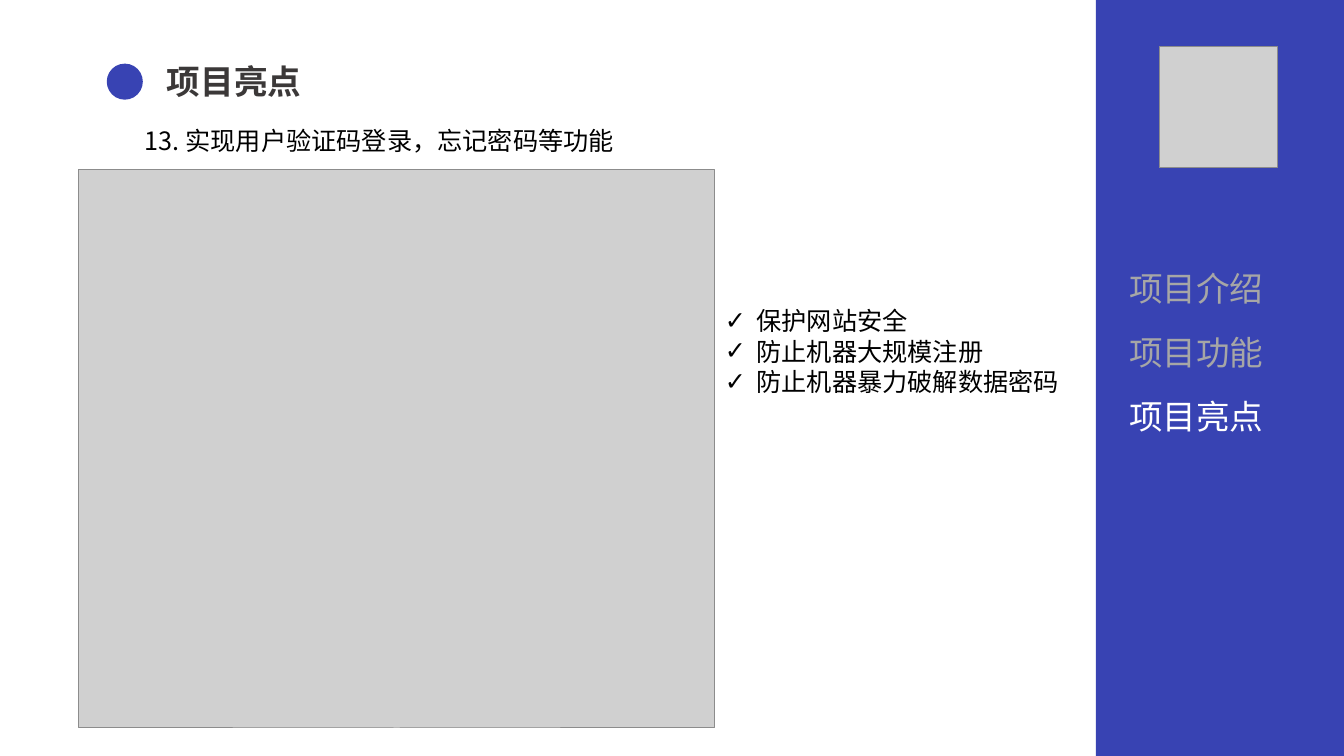
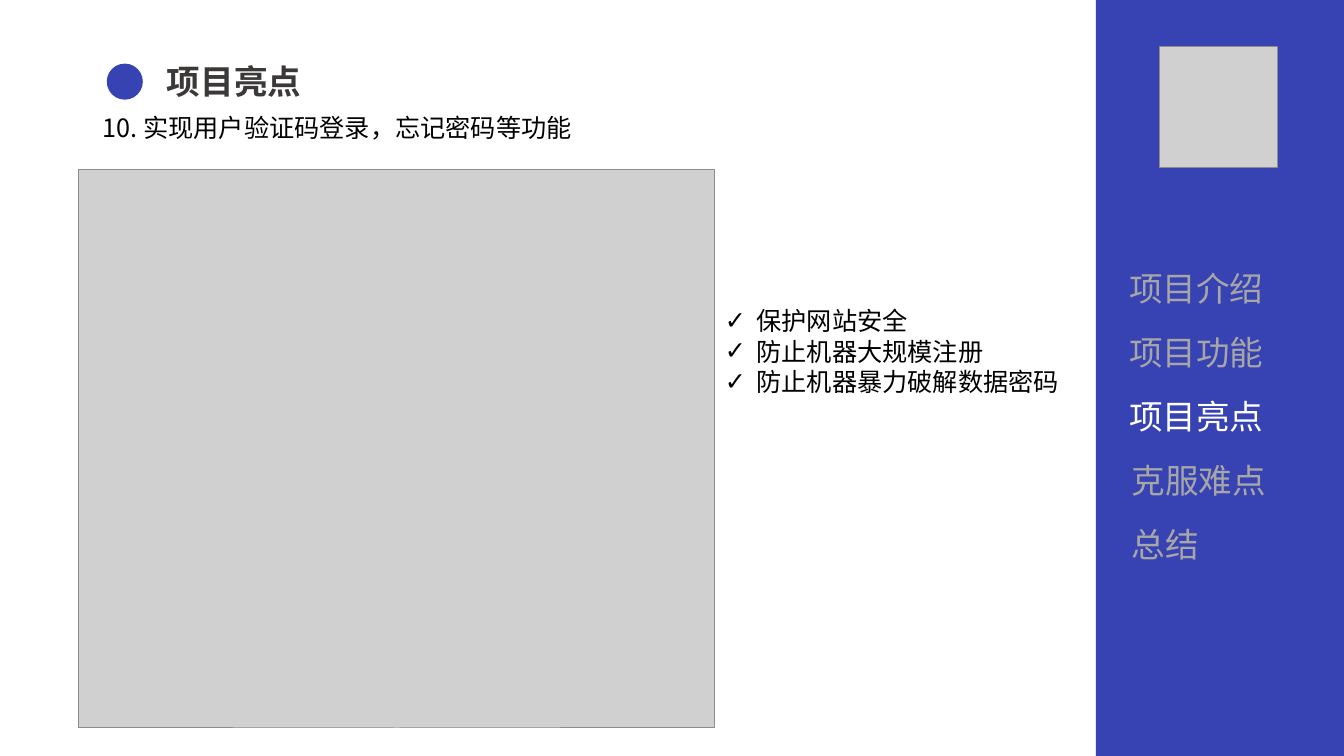
Before and after one commit to lldw05/QGAssessment2023Spring, a slide deck: slide 13 of Final/答辩PPT.pptx (slide 15 before the commit). Drawn at 1344x756 pixels with LibreOffice and Linux fonts; fonts in the diff are those of the drawing; grey boxes stand for pictures. Boxes give left, top, right and bottom in pixels: in the first picture for what was removed or moved away, otherwise in the second. Text is boxed around its words. In the diff, an @@ line names an element or a change of style, - is before the commit and + after.

```diff
--- a/Final/答辩PPT.pptx
+++ b/Final/答辩PPT.pptx
@@ text at <box>103,115,571,140</box>: text changed @@
-13. 实现用户验证码登录，忘记密码等功能
+10. 实现用户验证码登录，忘记密码等功能
@@ text added at <box>1132,465,1266,496</box>, 24 pt, text #A6A6A6 @@
+克服难点
@@ text added at <box>1132,529,1199,560</box>, 24 pt, text #A6A6A6 @@
+总结
```
Also in this commit, not shown: 9 other slides changed, 4 slides added, 3 slides removed, 1 other file.
